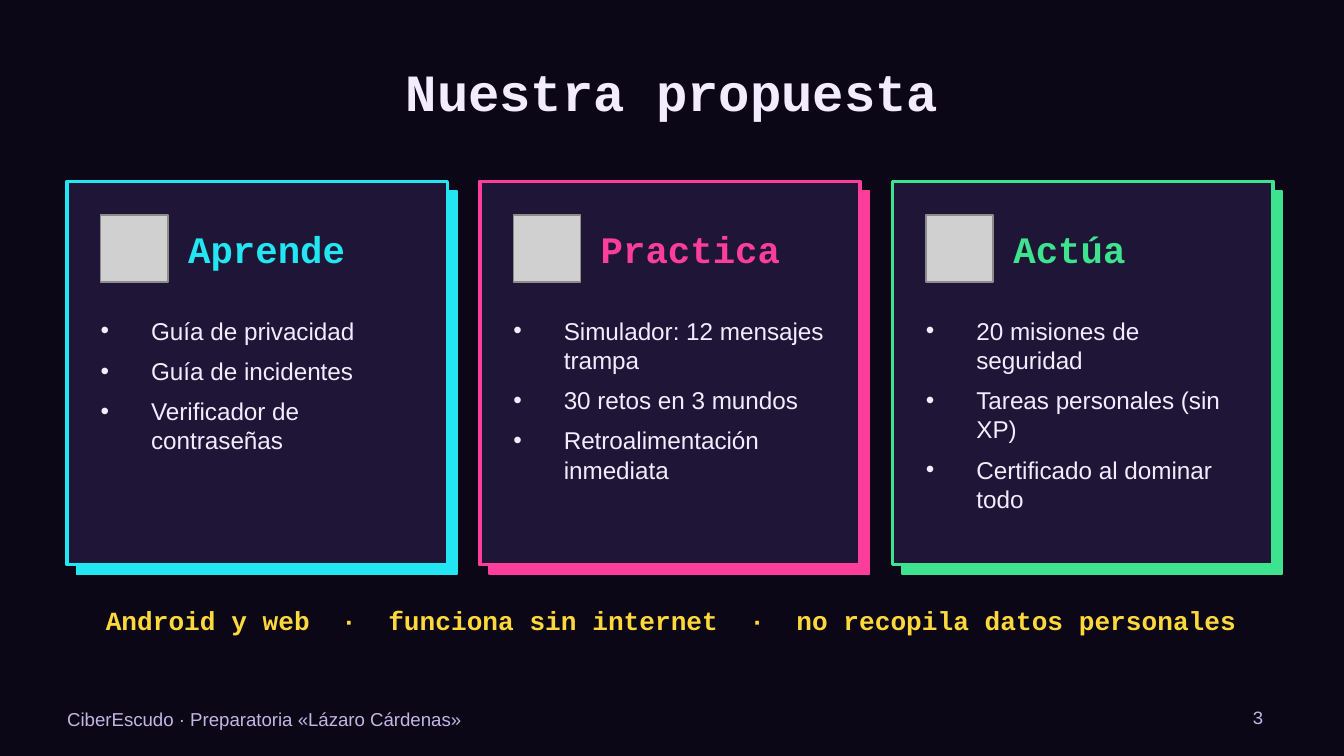
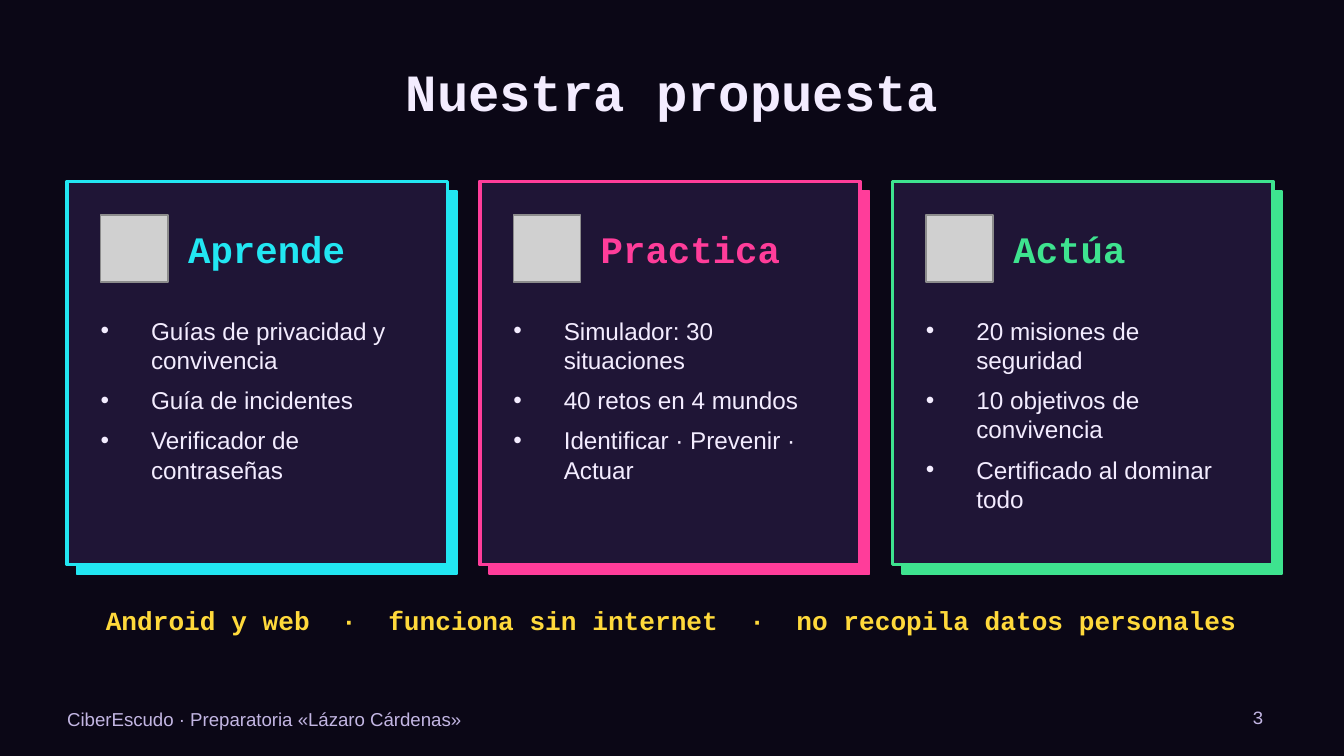
Before and after one commit to Biggu-Bosu/DESCARGAS, a slide deck: slide 3 of ciberescudo/entregables/GUION.pptx. Drawn at 1344x756 pixels with LibreOffice and Linux fonts; fonts in the diff are those of the drawing; grey boxes stand for pictures. Boxes give left, top, right and bottom in pixels: in the first picture for what was removed or moved away, otherwise in the second. Text is boxed around its words. In the diff, an @@ line names an element or a change of style, - is before the commit and + after.

```diff
--- a/ciberescudo/entregables/GUION.pptx
+++ b/ciberescudo/entregables/GUION.pptx
@@ text at bbox=[151, 322, 385, 370]: text changed @@
-• Guía de privacidad
+• Guías de privacidad y convivencia
@@ text at bbox=[564, 322, 798, 480]: text changed @@
-• Simulador: 12 mensajes trampa
-• 30 retos en 3 mundos
-• Retroalimentación inmediata
+• Simulador: 30 situaciones
+• 40 retos en 4 mundos
+• Identificar · Prevenir · Actuar
@@ text at bbox=[976, 391, 1139, 439]: text changed @@
-• Tareas personales (sin XP)
+• 10 objetivos de convivencia
```
Also in this commit, not shown: 7 other slides changed, 3 other files.
